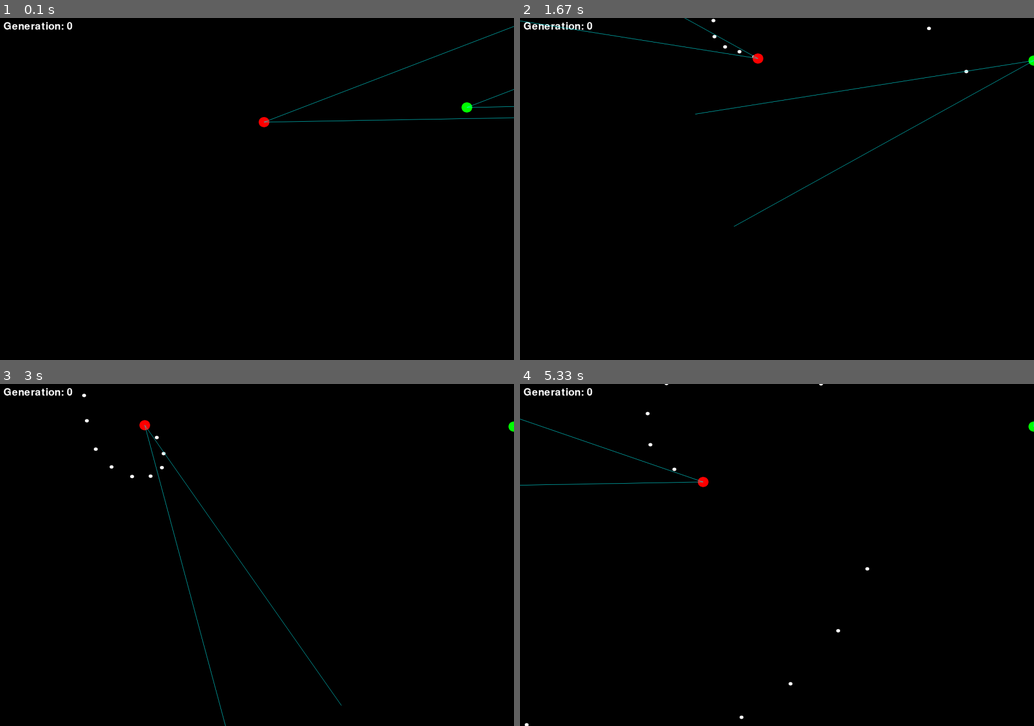
Above: before the commit, frames 1-4 (two rows, left to right).
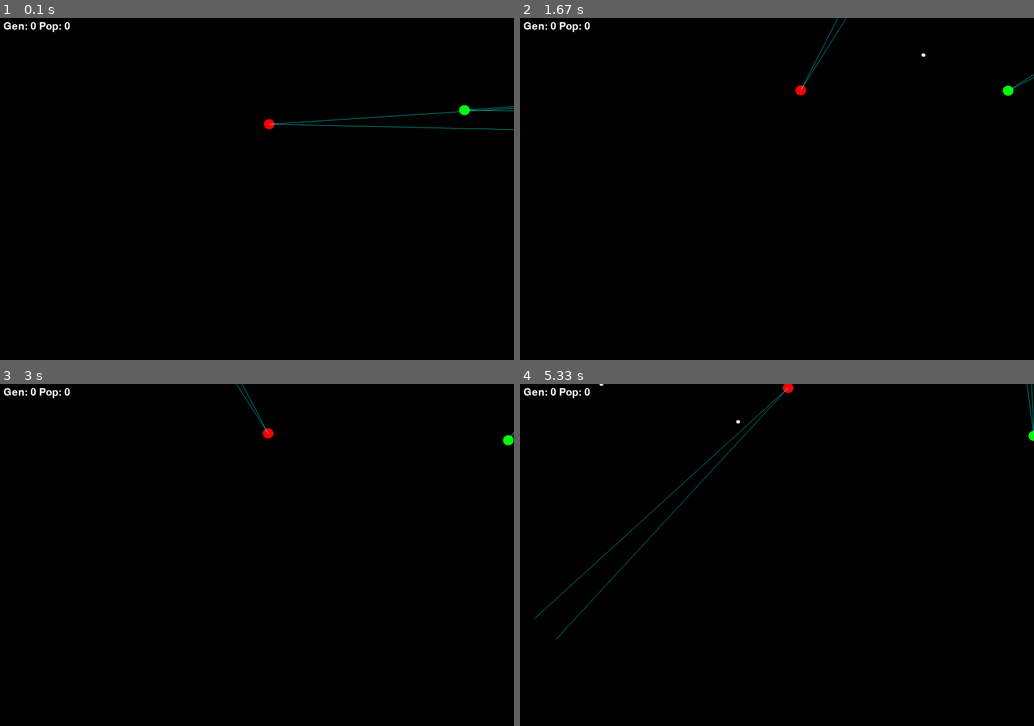
Above: after the commit, the same moments.

Repository: sattfatt/Simple-AI
Game: pygame game, started from pygame1/test.py
The game is run twice, just before and just after one commit, with the same random seed, the same clock (stepped at 60 frames per second) and the same inputs.
Inputs:
- Up to frame 1 (0.1 s): no input
- Up to frame 2 (1.67 s): hold D 0.33-0.8 s; hold W 0.83-1.13 s; hold D 1.17-1.63 s
- Up to frame 3 (3 s): hold A 1.67-2.2 s; hold S 2.23-2.53 s; hold A 2.57-2.97 s
- Up to frame 4 (5.33 s): hold W 3-3.37 s; hold D 3.4-4.03 s; hold S 4.07-4.43 s; hold A 4.47-4.93 s; hold D from 4.97 s (still down)

The runs differ from the first frame. In frame 1, 0.8% of the frame differs, in the area x 4-100%, y 1-33%; in frame 2, 1.0%, in the area x 0-100%, y 0-61%; in frame 3, 0.8%; in frame 4, 0.9%.

Commit message:
improved vision system

Diff:
--- a/pygame1/test.py
+++ b/pygame1/test.py
@@ -8,7 +8,7 @@
 pygame.init()
 pygame.font.init()
 pygame.display.set_caption('Animation')
-FPS = 240
+FPS = 300
 fpsClock = pygame.time.Clock()
 
 # ------------- #
@@ -25,15 +25,15 @@
 # ------------- #
 MAXITERATIONS = 4000
 MAXHEALTH = 100
-MOVESPEED = 1
-PROJVEL = 3
-MAXSPINRATE = 1
-PROJECTILEINTERVAL = 15
-MAXNEURONSPERLAYER = 25
+MOVESPEED = 0.5
+PROJVEL = 4
+MAXSPINRATE = 0.5
+PROJECTILEINTERVAL = 100
+MAXNEURONSPERLAYER = 5
 MAXDISPX = 1500  # 1024
 MAXDISPY = 1000  # 768
-MINRANDPARM = -10000
-MAXRANDPARM = 10000
+MINRANDPARM = -1
+MAXRANDPARM = 1
 
 # ------------- #
 #     colors    #
@@ -66,6 +66,9 @@
 class Entity:
     def __init__(self, pos, dir, size, color, surf, owner):
 
+        self.endpointupper = (0,0)
+        self.endpointlower = (0, 0)
+
         self.damagedealt = 0
 
         self.projectileint = 0
@@ -86,7 +89,7 @@
 
         self.owner = owner
 
-        self.pov = 20
+        self.fov = 5
 
         self.pos = np.asarray(pos)
 
@@ -142,17 +145,18 @@
         # print heading
         return math.degrees(math.atan2(heading[1], heading[0]))
 
-    def drawWedge(self):
+    def iniWedge(self, display=True):
         # creates wedge with variable pov
-        pov = math.radians(self.pov)
+        pov = math.radians(self.fov)
         dir = math.radians(self.dir)
         # self.dir = self.getCursorAngle()
-        endpointupper = (self.wedgeMag * math.cos(pov / 2 + dir) + self.pos[0],
-                         self.wedgeMag * math.sin(pov / 2 + dir) + self.pos[1])
-        endpointlower = (self.wedgeMag * math.cos(-(pov / 2) + dir) + self.pos[0],
-                         self.wedgeMag * math.sin(-(pov / 2) + dir) + self.pos[1])
-        pygame.draw.aaline(DISPLAYSURF, CYAN, self.pos, (endpointupper[0], endpointupper[1]), 1)
-        pygame.draw.aaline(DISPLAYSURF, CYAN, self.pos, (endpointlower[0], endpointlower[1]), 1)
+        self.endpointupper = (self.wedgeMag * math.cos(pov / 2 + dir) + self.pos[0],
+                              self.wedgeMag * math.sin(pov / 2 + dir) + self.pos[1])
+        self.endpointlower = (self.wedgeMag * math.cos(-(pov / 2) + dir) + self.pos[0],
+                              self.wedgeMag * math.sin(-(pov / 2) + dir) + self.pos[1])
+        if display:
+            pygame.draw.aaline(DISPLAYSURF, CYAN, self.pos, (self.endpointupper[0], self.endpointupper[1]), 1)
+            pygame.draw.aaline(DISPLAYSURF, CYAN, self.pos, (self.endpointlower[0], self.endpointlower[1]), 1)
 
     def updateHitbox(self):
         self.hitbox = pygame.Rect(self.pos[0] - self.size, self.pos[1] - self.size, self.size * 2, self.size * 2)
@@ -174,14 +178,28 @@
 
     def inWedge(self, projectile):
         '''returns  projectile owner in the FOV.
-        just check the argument of the projectile relative to the self'''
-
-        relativepos = projectile.pos - self.pos
-        argument = math.atan2(relativepos[1], relativepos[0])
-        arg = math.degrees(argument) + (360 * math.floor(self.dir / 360))
-        # print(arg)
-        if (self.dir + self.pov / 2) >= arg >= (self.dir - self.pov / 2) and projectile.owner != self.owner:
+        use triangle technique so we don't have to deal with unnormalized angles'''
+
+        # compute necessary vectors:
+        v0 = (self.endpointlower - self.pos)
+        v1 = (self.endpointupper - self.pos)
+        v2 = (projectile.pos - self.pos)
+
+        # calculate dot products
+        s00 = np.inner(v0, v0)
+        s01 = np.inner(v0, v1)
+        s02 = np.inner(v0, v2)
+        s11 = np.inner(v1, v1)
+        s12 = np.inner(v1, v2)
+
+        # calculate barycentric points
+        scalar = 1 / (s00*s11-s01*s01)
+        u = (s11*s02-s01*s12)*scalar
+        v = (s00*s12-s01*s02)*scalar
+
+        if u >= 0 and v >= 0 and self.owner != projectile.owner:
             self.detectEnemy = True
+            print(self.owner + ' detects enemy!')
             return True
         else:
             self.detectEnemy = False
@@ -221,12 +239,12 @@
     def __init__(self, owner):
         ControlFrame.__init__(self, owner)
         # initialize weights and biases with gaussian N(0,1) random values
-        self.w1 = np.array(np.random.randint(MINRANDPARM, MAXRANDPARM, (MAXNEURONSPERLAYER, 5)))
-        self.b1 = np.array(np.random.randint(MINRANDPARM, MAXRANDPARM, (MAXNEURONSPERLAYER,)))
-        self.w2 = np.array(np.random.randint(MINRANDPARM, MAXRANDPARM, (MAXNEURONSPERLAYER, MAXNEURONSPERLAYER)))
-        self.b2 = np.array(np.random.randint(MINRANDPARM, MAXRANDPARM, (MAXNEURONSPERLAYER,)))
-        self.w3 = np.array(np.random.randint(MINRANDPARM, MAXRANDPARM, (5, MAXNEURONSPERLAYER)))
-        self.b3 = np.array(np.random.randint(MINRANDPARM, MAXRANDPARM, (5,)))
+        self.w1 = np.array(np.random.uniform(MINRANDPARM, MAXRANDPARM, (MAXNEURONSPERLAYER, 5)))
+        self.b1 = np.array(np.random.uniform(MINRANDPARM, MAXRANDPARM, (MAXNEURONSPERLAYER,)))
+        self.w2 = np.array(np.random.uniform(MINRANDPARM, MAXRANDPARM, (MAXNEURONSPERLAYER, MAXNEURONSPERLAYER)))
+        self.b2 = np.array(np.random.uniform(MINRANDPARM, MAXRANDPARM, (MAXNEURONSPERLAYER,)))
+        self.w3 = np.array(np.random.uniform(MINRANDPARM, MAXRANDPARM, (5, MAXNEURONSPERLAYER)))
+        self.b3 = np.array(np.random.uniform(MINRANDPARM, MAXRANDPARM, (5,)))
 
         self.score = 0
 
@@ -335,6 +353,13 @@
 def setScore(NN):
     pass
 
+def rouletteWheel(NNlist,n=1):
+    totalfitness = 0
+    for i in range(len(NNlist)):
+        totalfitness += NNlist[i].score
+
+
+
 
 def newGen(NNlist):
     NNsort = sorted(NNlist, key=getScore, reverse=True)
@@ -373,9 +398,10 @@
 generation = 0
 
 fontObj = pygame.font.Font(pygame.font.get_default_font(), 30)
-textSurf = fontObj.render('Generation: '+str(generation), True, WHITE)
+textSurf = fontObj.render('Gen: '+str(generation)+' Pop: '+str(popindex), True, WHITE)
 textRect = textSurf.get_rect()
 textRect.topleft = (10,10)
+
 while True:
     DISPLAYSURF.fill(BLACK)
     DISPLAYSURF.blit(textSurf,textRect)
@@ -384,20 +410,22 @@
     if iteration >= MAXITERATIONS or len(entities) < 2:
         iteration = 0
         popindex += 1
-
-        if popindex == 10:
+        textSurf = fontObj.render('Gen: ' + str(generation) + ' Pop: ' + str(popindex), True, WHITE)
+        if popindex == len(NNlist1):
             print('all nets in population tested!')
             popindex = 0
             print('Breeding new generation...', end='')
             NNlist1 = newGen(NNlist1)
             NNlist2 = newGen(NNlist2)
             generation += 1
-            textSurf = fontObj.render('Generation: ' + str(generation), True, WHITE)
+
             print('respawning entities...', end='')
             joe = Entity((np.random.randint(1, MAXDISPX - 1), np.random.randint(1, MAXDISPY - 1)), 0, 15, GREEN,
                          DISPLAYSURF, 'joe')
             bob = Entity((np.random.randint(1, MAXDISPX - 1), np.random.randint(1, MAXDISPY - 1)), 0, 15, RED,
                          DISPLAYSURF, 'bob')
+            entities = [bob, joe]
+            projectiles = []
             print('done!')
             continue
 
@@ -409,7 +437,7 @@
                 net.score = entities[idx].damagedealt
             except(IndexError):
                 # this means entity died, failure!(set as negative in case of zero tie)
-                net.score = -1
+                net.score = 0
             print(net.score)
 
         print('Need to advance in Population')
@@ -503,15 +531,10 @@
     if entities:
         for entity in entities:
             entity.draw()
-            entity.drawWedge()
-            for players in entities:
-                if players != entity:
-                    if (entity.inWedge(players)):
-                        # print(entity.owner + ' detects ' + players.owner)
-                        entity.detectEnemy = True
-                        # print(players.owner)
-                    else:
-                        entity.detectEnemy = False
+            entity.iniWedge(True)
+
+            entity.inWedge(entities[0])
+            entity.inWedge(entities[1])
 
             # create list of NNs for each entity
             nextmove = nets[entities.index(entity)].out(entity.state())
